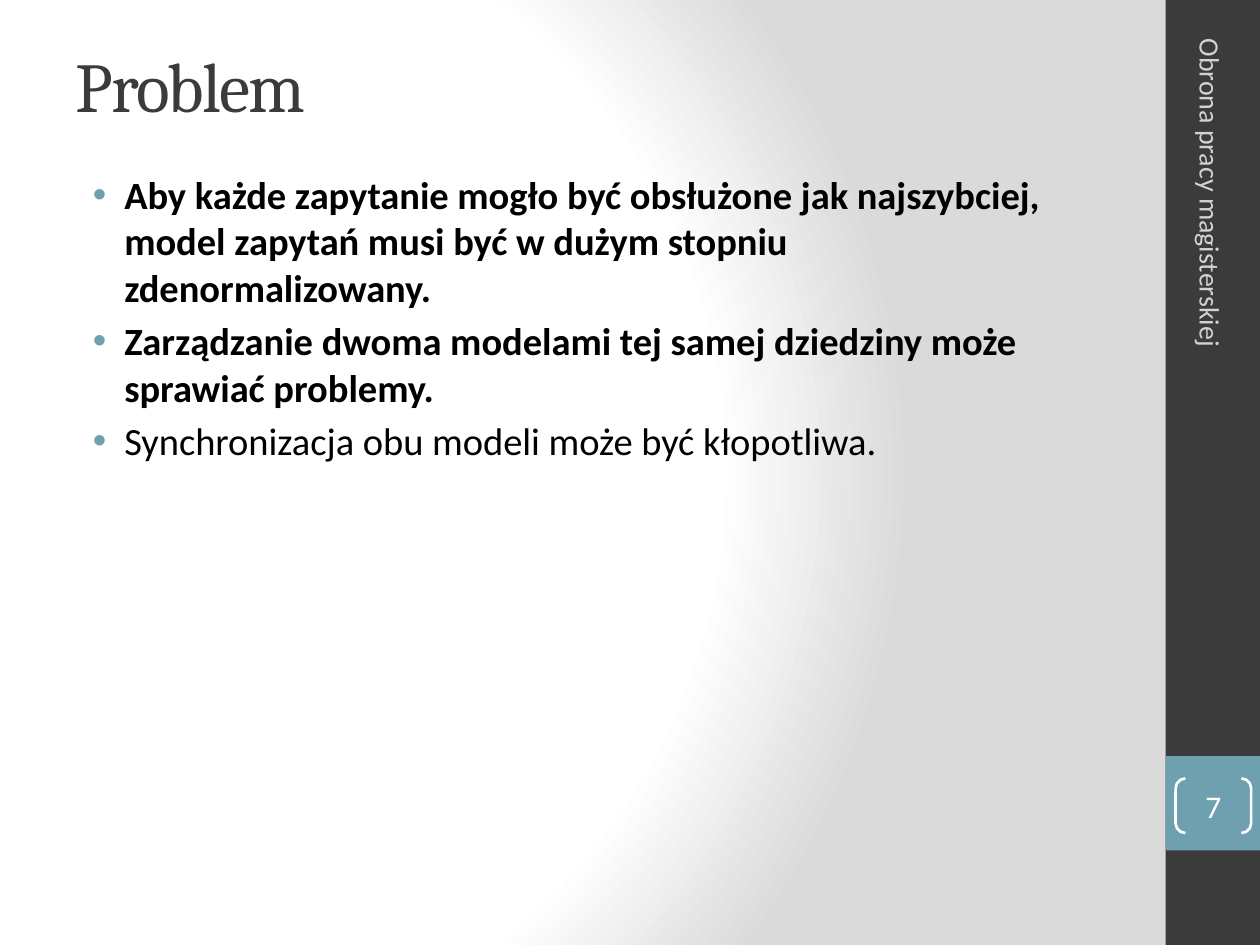
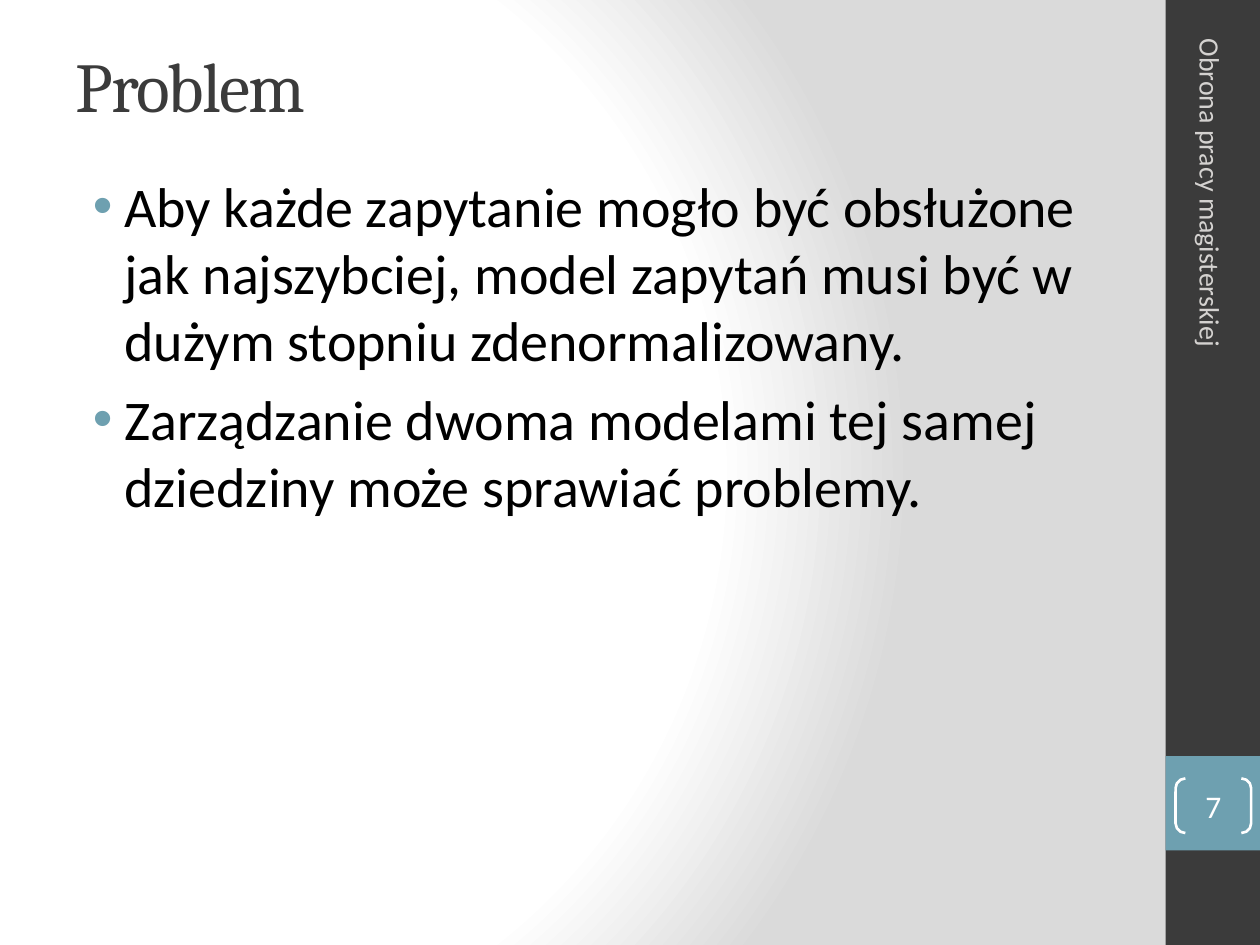
Before and after one commit to manisero/MasterThesis, a slide deck: slide 7 of thesis/presentation/presentation.pptx. Drawn at 1260x945 pixels with LibreOffice and Linux fonts; fonts in the diff are those of the drawing. Boxes give left, top, right and bottom in pixels: in the first picture for what was removed or moved away, otherwise in the second. Text is boxed around its words. In the diff, an @@ line names an element or a change of style, - is before the commit and + after.

```diff
--- a/thesis/presentation/presentation.pptx
+++ b/thesis/presentation/presentation.pptx
@@ text "Aby każde zapytanie mogło być ..." at (124,188,1075,516): size 22 to 32 pt, bold off; more space between paragraphs @@
@@ text at (124,428,876,462): paragraph removed @@
-• Synchronizacja obu modeli może być kłopotliwa.
```
Also in this commit, not shown: 3 other slides changed, 1 slide added.
